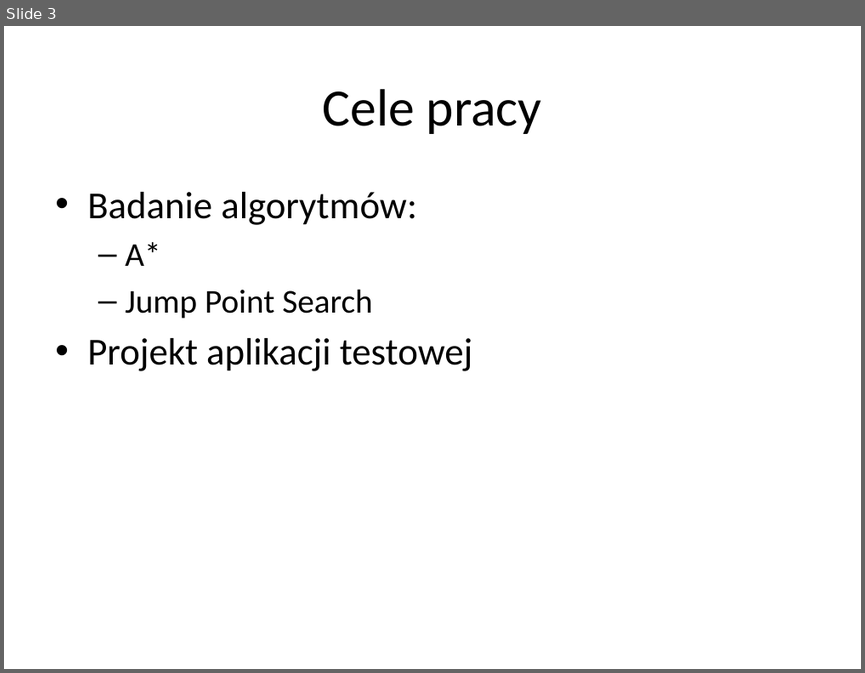
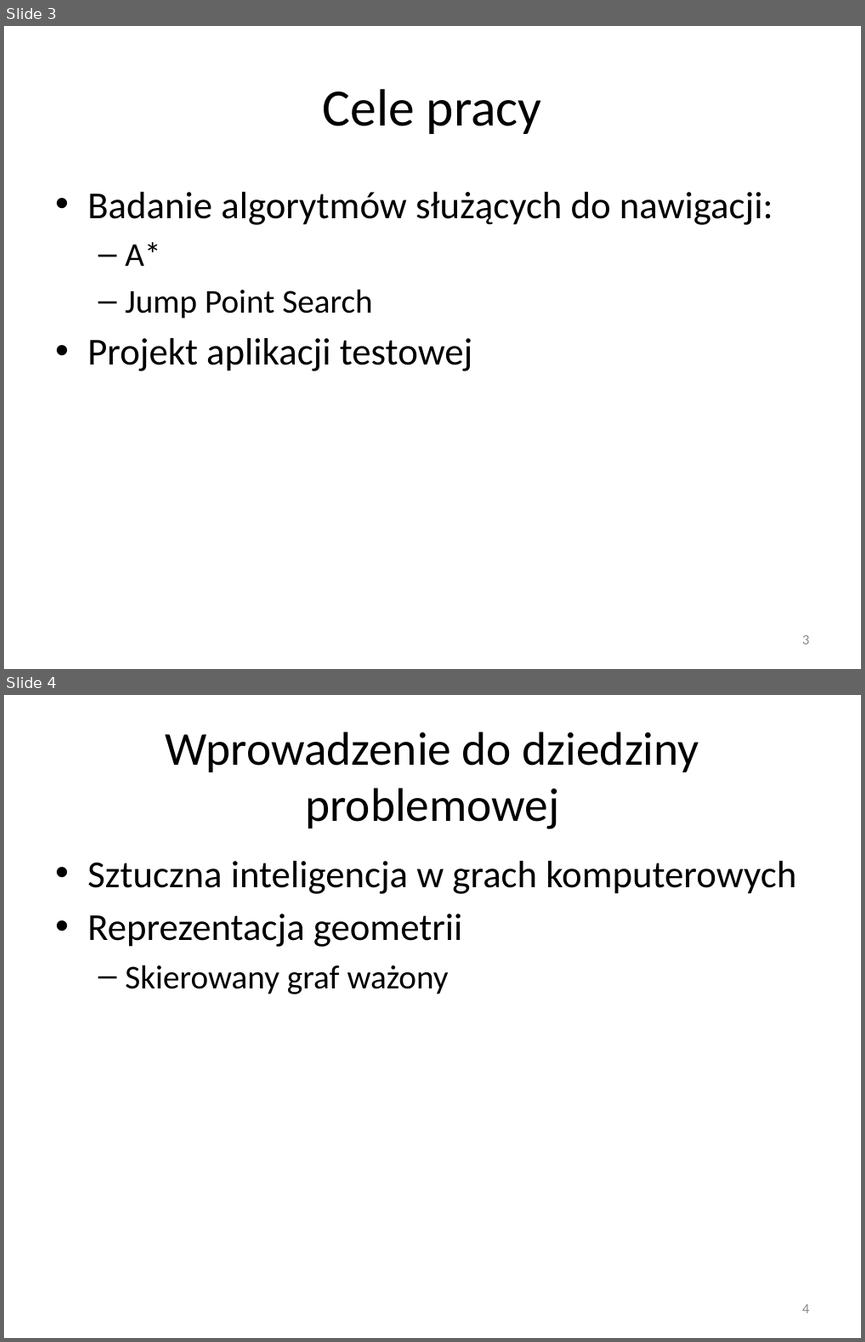
Before and after one commit to sskullgra/Character-Navigation, a slide deck: Nawigacja w grach komputerowych.pptx. Shown one above the other, each under a label of ours: slide 3 before the commit, slides 3 and 4 after it. The pictures are 865x673 and 865x1342 pixels, drawn with LibreOffice and Linux fonts; fonts in the diff are those of the drawing. Boxes give left, top, right and bottom in pixels: in the first picture for what was removed or moved away, otherwise in the second. Text is boxed around its words. In the diff, an @@ line names an element or a change of style, - is before the commit and + after.

```diff
--- a/Nawigacja w grach komputerowych.pptx
+++ b/Nawigacja w grach komputerowych.pptx
@@ slide 4 added at (x1=4, y1=695, x2=861, y2=1338), background #FFFFFF @@
@@ title added at (x1=166, y1=732, x2=699, y2=829), 39.6 pt, text #000000 @@
+Wprowadzenie do dziedziny problemowej
@@ text added at (x1=87, y1=861, x2=796, y2=994), 32 pt, text #000000 @@
+• Sztuczna inteligencja w grach komputerowych
+• Reprezentacja geometrii
+  – Skierowany graf ważony
@@ page number added at (x1=802, y1=1304, x2=809, y2=1313), 12 pt, text #8C8C8C @@
+4
@@ slide 3 changed as well @@
@@ text at (x1=87, y1=192, x2=773, y2=225): text changed @@
-• Badanie algorytmów:
+• Badanie algorytmów służących do nawigacji:
@@ page number added at (x1=802, y1=635, x2=809, y2=644), 12 pt, text #8C8C8C @@
+3
```
Also in this commit, not shown: 9 other slides changed.
